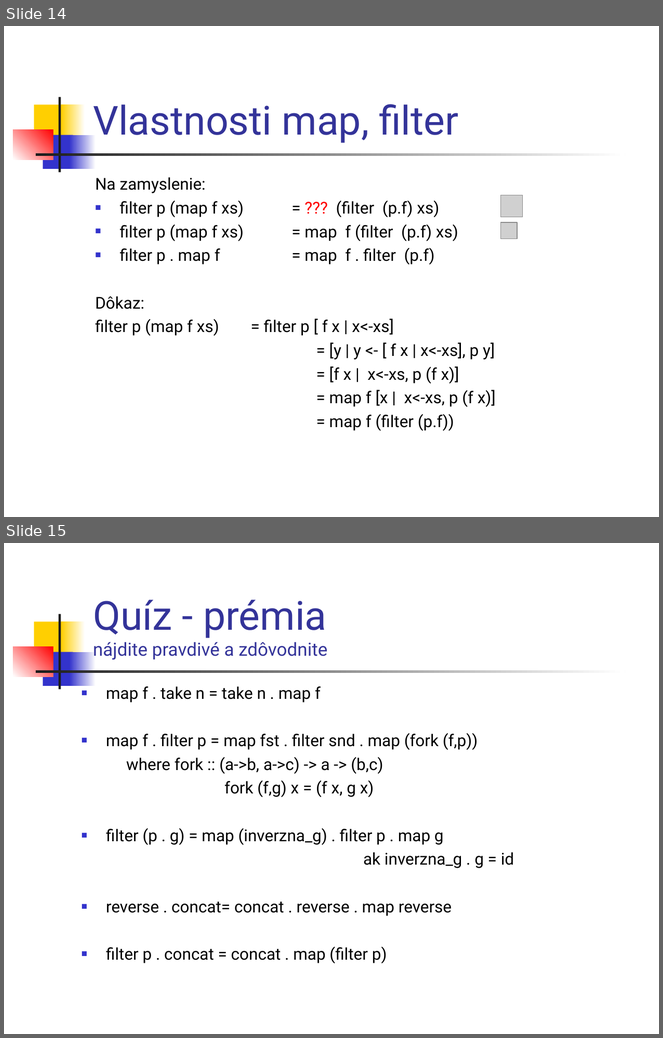
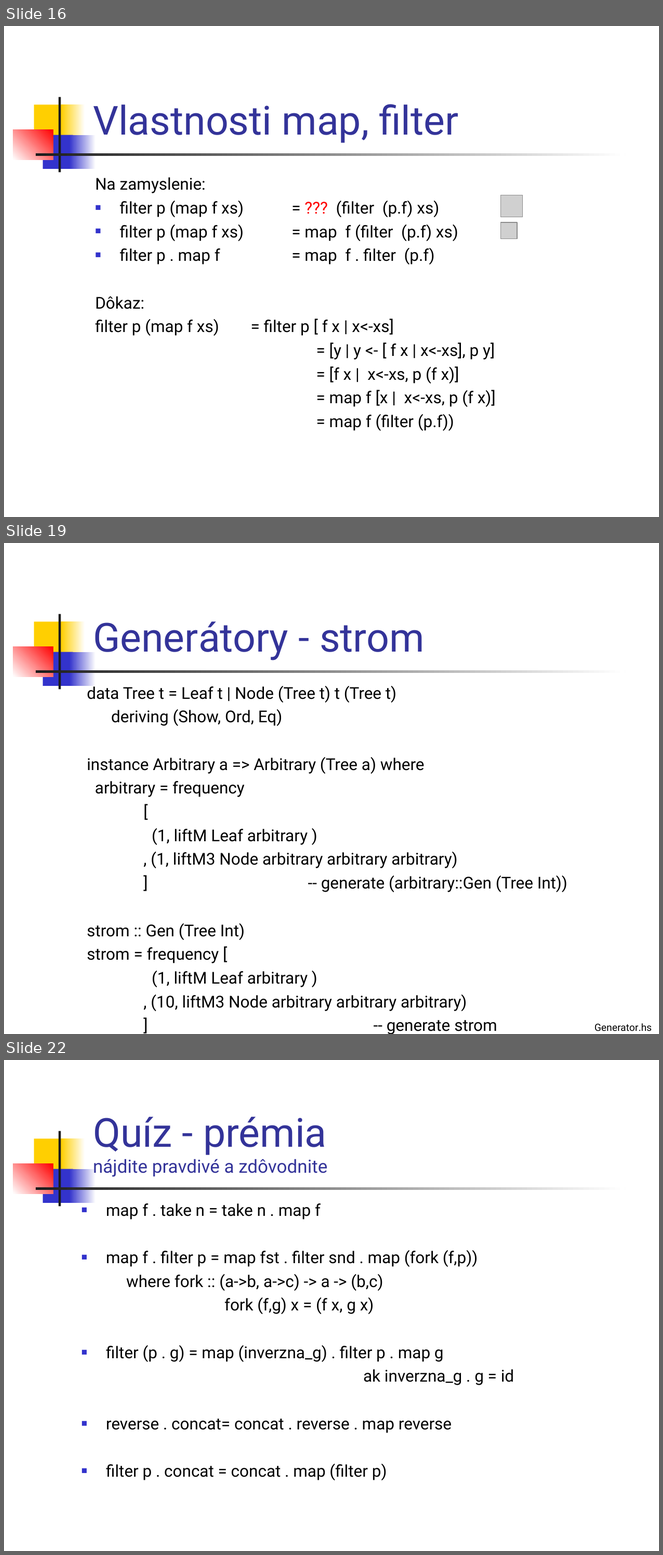
Before and after one commit to Funkcionalne/Prednasky, a slide deck: 02/02_fpro.ppt. Shown one above the other, each under a label of ours: slides 14 and 15 before the commit, slides 16, 19 and 22 after it; the slides between them are not shown. The pictures are 663x1038 and 663x1555 pixels, drawn with LibreOffice and Linux fonts; fonts in the diff are those of the drawing; grey boxes stand for pictures. Boxes give left, top, right and bottom in pixels: in the first picture for what was removed or moved away, otherwise in the second. Text is boxed around its words. In the diff, an @@ line names an element or a change of style, - is before the commit and + after.

```diff
--- a/02/02_fpro.ppt
+++ b/02/02_fpro.ppt
@@ slide 19 added at (4,543,659,1034), background #FFFFFF; not listed: 7 template elements that a slide beside it also shows @@
@@ title added at (93,622,425,661), 44 pt, text #333399 @@
+Generátory - strom
@@ text added at (87,684,568,1034), 18 pt, text #000000 @@
+data Tree t = Leaf t | Node (Tree t) t (Tree t)
+deriving (Show, Ord, Eq)
+instance Arbitrary a => Arbitrary (Tree a) where
+arbitrary = frequency
+[
+(1, liftM Leaf arbitrary )
+, (1, liftM3 Node arbitrary arbitrary arbitrary)
+] -- generate (arbitrary::Gen (Tree Int))
+strom :: Gen (Tree Int)
+strom = frequency [
+(1, liftM Leaf arbitrary )
+, (10, liftM3 Node arbitrary arbitrary arbitrary)
+] -- generate strom
@@ text added at (595,1023,652,1032), 11 pt, text #000000 @@
+Generator.hs
@@ what was slide 14 is now slide 16 @@
@@ what was slide 15 is now slide 22 @@
```
Also in this commit, not shown: 5 slides changed, 6 other slides added, 7 other files.
